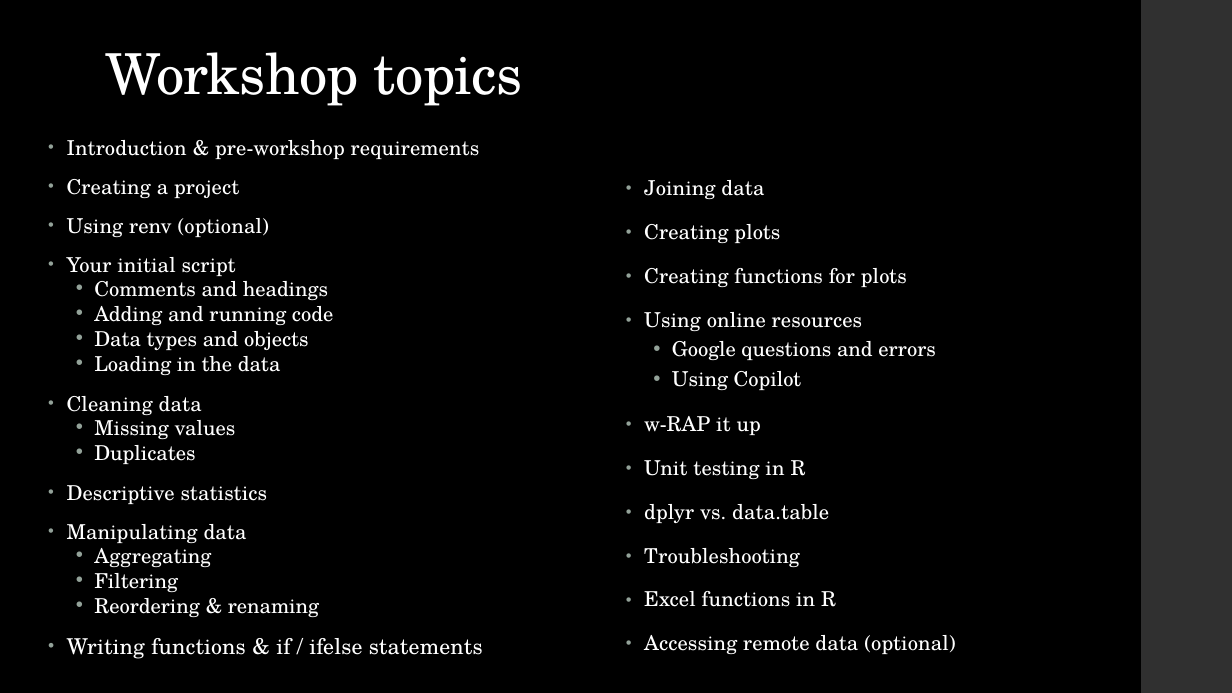
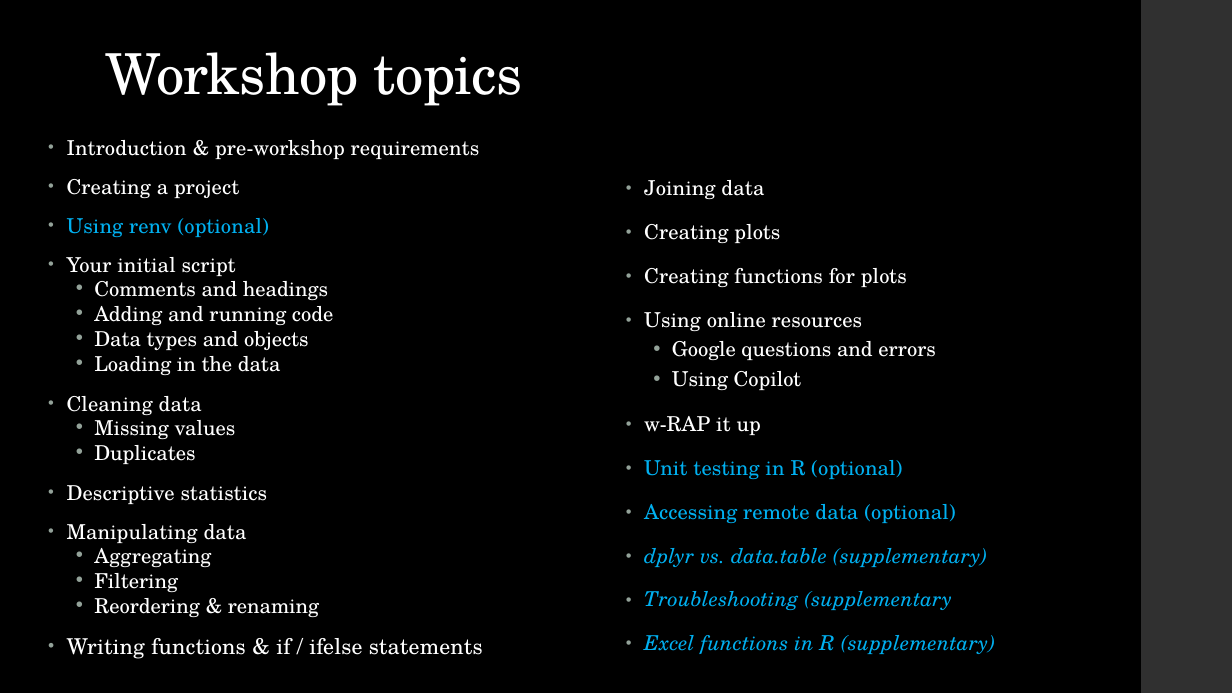
Before and after one commit to dfe-analytical-services/techskills_workshops, a slide deck: slide 12 of slides/workshopslides_RforRAP.pptx. Drawn at 1232x693 pixels with LibreOffice and Linux fonts; fonts in the diff are those of the drawing. Boxes give left, top, right and bottom in pixels: in the first picture for what was removed or moved away, otherwise in the second. Text is boxed around its words. In the diff, an @@ line names an element or a change of style, - is before the commit and + after.

```diff
--- a/slides/workshopslides_RforRAP.pptx
+++ b/slides/workshopslides_RforRAP.pptx
@@ text at box(67, 218, 269, 237): text colour #FFFFFF to #00B0F0 in "Using renv (optional)" @@
@@ text at box(644, 460, 902, 479): text changed; text colour #FFFFFF to #00B0F0 @@
-• Unit testing in R
-• dplyr vs. data.table
-• Troubleshooting
-• Excel functions in R
+• Unit testing in R (optional)
@@ text at box(644, 504, 955, 523): text colour #FFFFFF to #00B0F0 in "Accessing remote data (optional)" @@
@@ text at box(644, 548, 996, 654): paragraphs added @@
+• dplyr vs. data.table (supplementary)
+• Troubleshooting (supplementary
+• Excel functions in R (supplementary)
```
Also in this commit, not shown: 5 other files.
